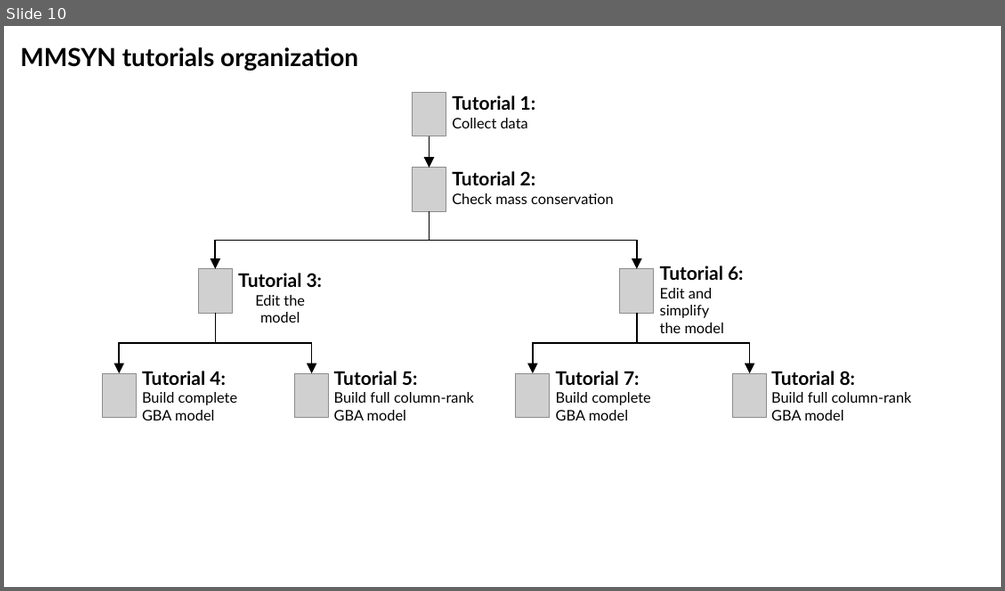
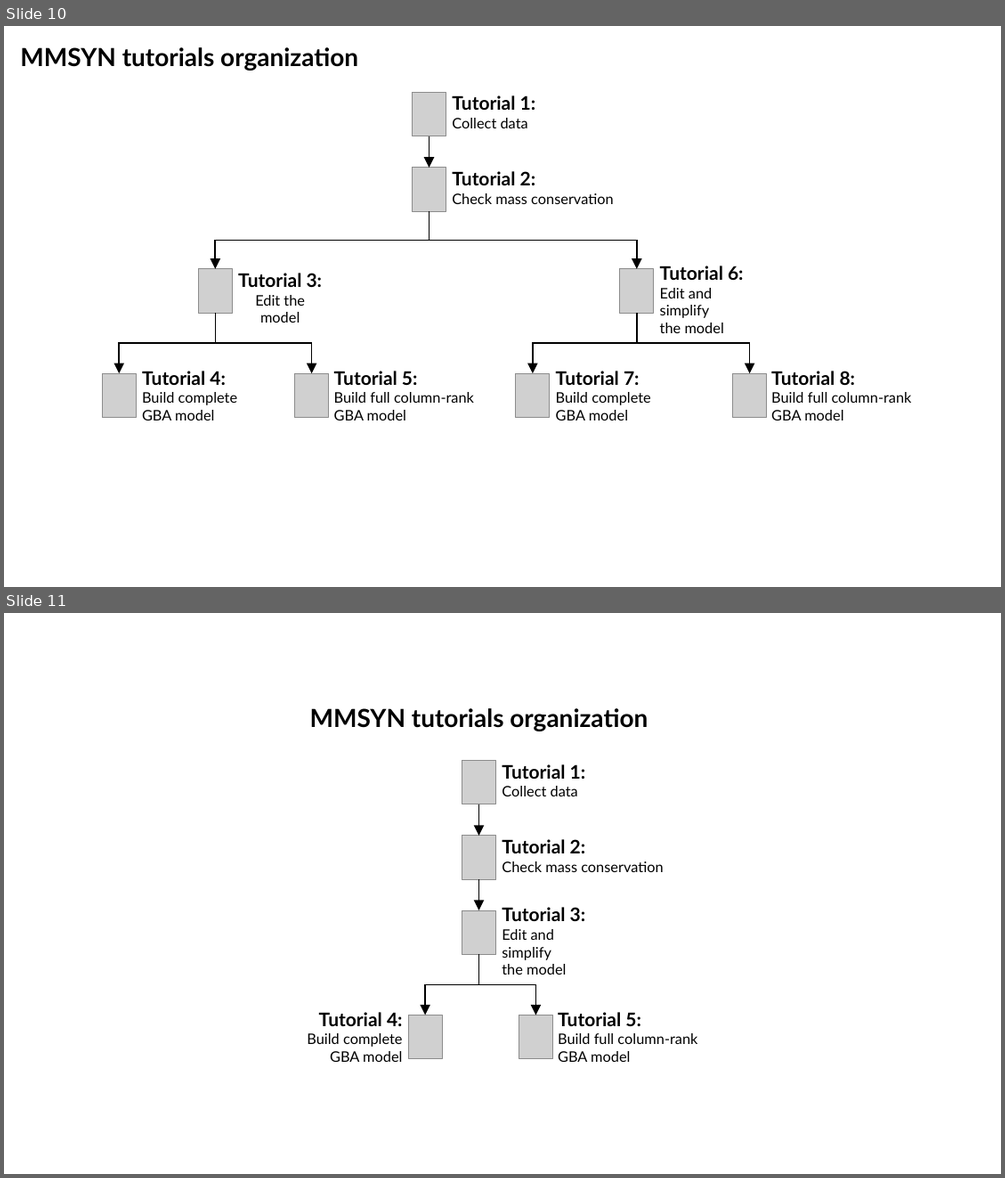
Before and after one commit to charlesrocabert/gbapy, a slide deck: doc/documentation/documentation.pptx. Shown one above the other, each under a label of ours: slide 10 before the commit, slides 10 and 11 after it. The pictures are 1005x591 and 1005x1178 pixels, drawn with LibreOffice and Linux fonts; fonts in the diff are those of the drawing; grey boxes stand for pictures. Boxes give left, top, right and bottom in pixels: in the first picture for what was removed or moved away, otherwise in the second. Text is boxed around its words. In the diff, an @@ line names an element or a change of style, - is before the commit and + after.

Commit message:
Improved MMSYN tutorials

```diff
--- a/doc/documentation/documentation.pptx
+++ b/doc/documentation/documentation.pptx
@@ slide 11 added at [4, 613, 1001, 1174], background #FFFFFF @@
@@ text added at [310, 708, 647, 731], 24 pt, text #000000, bold @@
+MMSYN tutorials organization
@@ picture added at [461, 761, 495, 804] @@
@@ text added at [502, 764, 586, 796], 14 pt, text #000000 @@
+Tutorial 1:
+Collect data
@@ arrow added from (479, 804) to (479, 835), #000000 1.5 pt @@
@@ picture added at [461, 835, 495, 880] @@
@@ text added at [502, 839, 663, 872], 14 pt, text #000000 @@
+Tutorial 2:
+Check mass conservation
@@ arrow added from (479, 879) to (479, 910), #000000 1.5 pt @@
@@ picture added at [461, 910, 495, 955] @@
@@ text added at [502, 907, 586, 974], 14 pt, text #000000 @@
+Tutorial 3:
+Edit and simplify
+the model
@@ elbow arrow added from (479, 955) to (425, 1014), #000000 1.5 pt @@
@@ elbow arrow added from (479, 955) to (535, 1014), #000000 1.5 pt @@
@@ text added at [307, 1012, 403, 1062], 14 pt, text #000000 @@
+Tutorial 4:
+Build complete
+GBA model
@@ text added at [558, 1012, 697, 1062], 14 pt, text #000000 @@
+Tutorial 5:
+Build full column-rank
+GBA model
@@ picture added at [409, 1014, 442, 1059] @@
@@ picture added at [519, 1014, 553, 1059] @@
```
Also in this commit, not shown: 13 other files.
